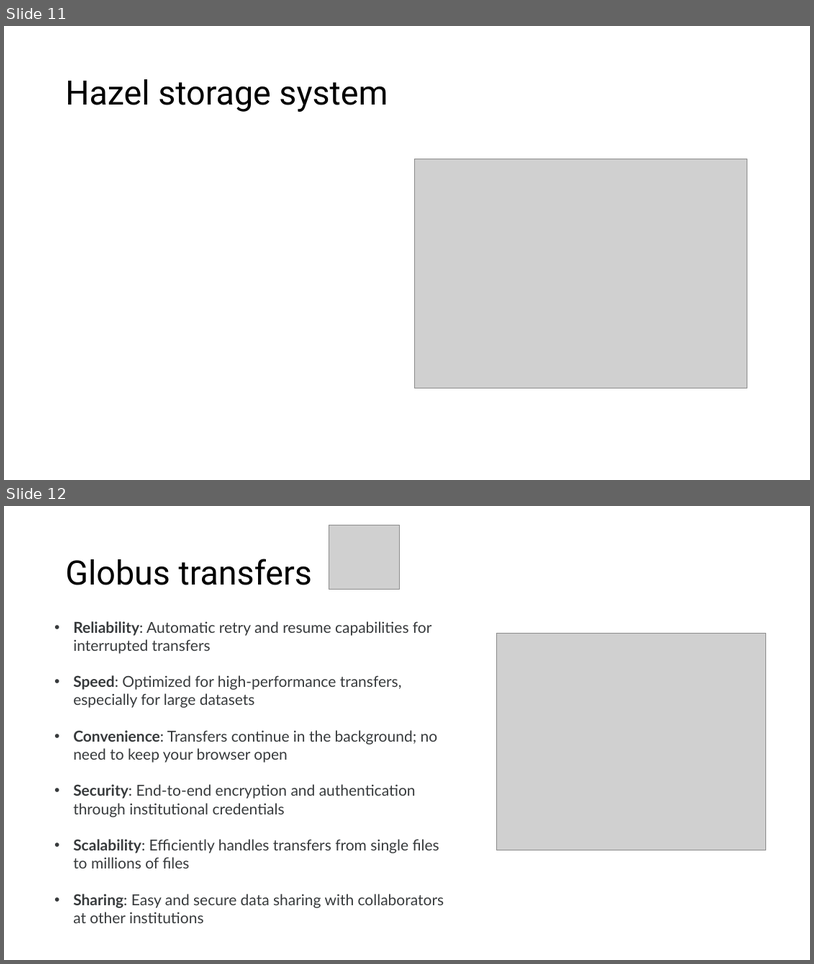
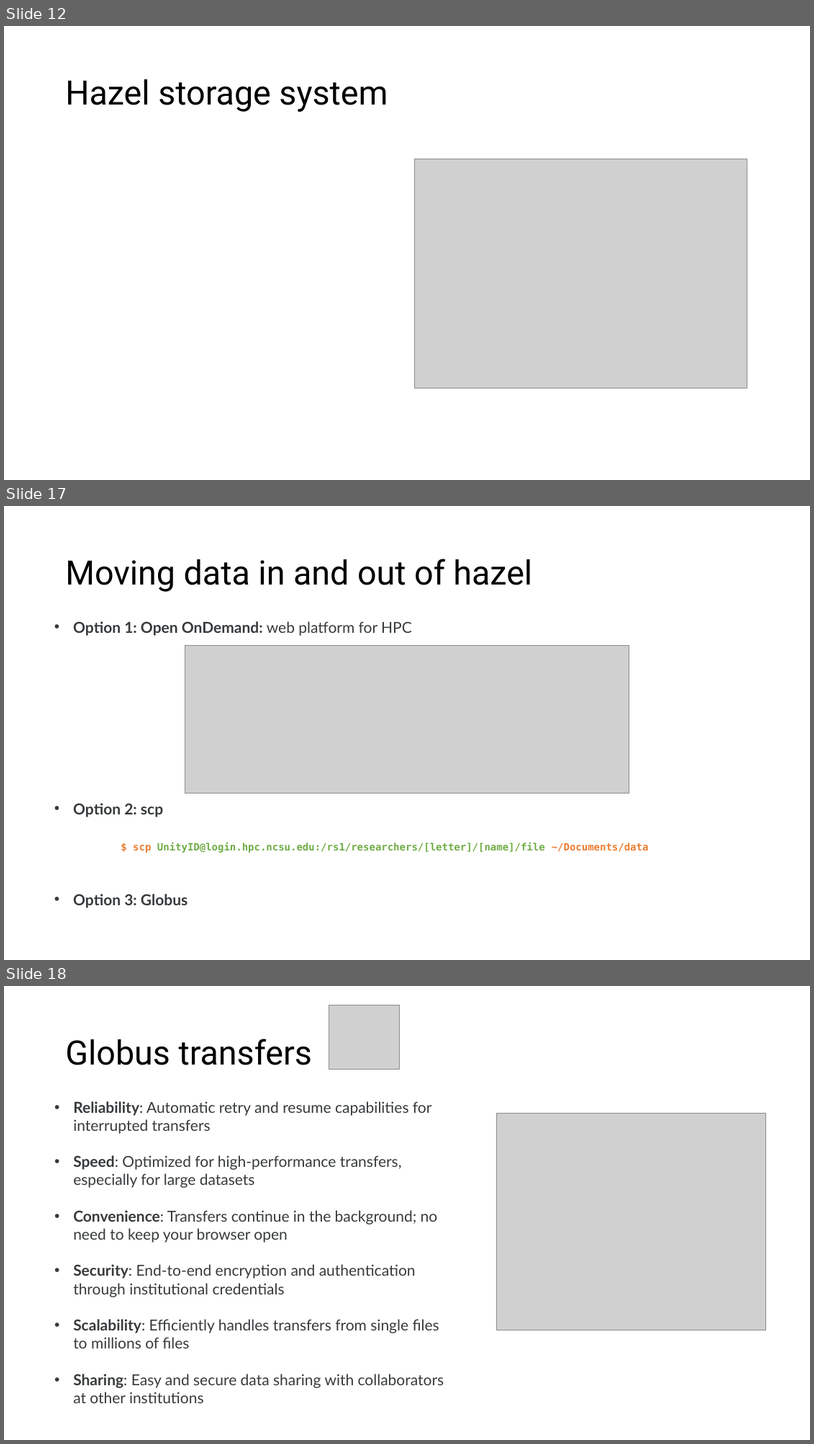
Before and after one commit to hurwitzlab/brc_hazel_training, a slide deck: slides/brc_hazel_week_d4.pptx. Shown one above the other, each under a label of ours: slides 11 and 12 before the commit, slides 12, 17 and 18 after it; the slides between them are not shown. The pictures are 814x964 and 814x1444 pixels, drawn with LibreOffice and Linux fonts; fonts in the diff are those of the drawing; grey boxes stand for pictures. Boxes give left, top, right and bottom in pixels: in the first picture for what was removed or moved away, otherwise in the second. Text is boxed around its words. In the diff, an @@ line names an element or a change of style, - is before the commit and + after.

```diff
--- a/slides/brc_hazel_week_d4.pptx
+++ b/slides/brc_hazel_week_d4.pptx
@@ slide 17 added at <box>4,506,810,960</box>, background #FFFFFF @@
@@ title added at <box>65,559,532,592</box>, 40 pt, text #000000 @@
+Moving data in and out of hazel
@@ text added at <box>73,621,649,908</box>, 12 pt, text #70AD47, bold @@
+• Option 1: Open OnDemand: web platform for HPC
+• Option 2: scp
+$ scp UnityID@login.hpc.ncsu.edu:/rs1/researchers/[letter]/[name]/file ~/Documents/data
+• Option 3: Globus
@@ picture added at <box>185,646,630,793</box> @@
@@ what was slide 11 is now slide 12 @@
@@ what was slide 12 is now slide 18 @@
```
Also in this commit, not shown: 5 other slides added, 1 other file.
